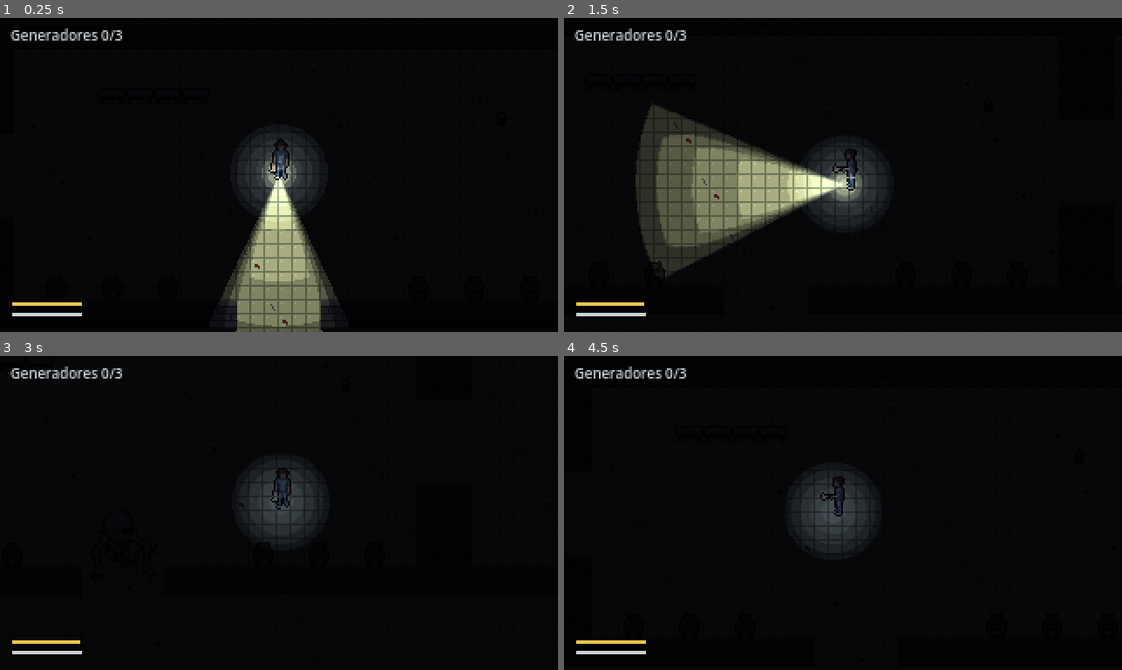
Above: before the commit, frames 1-4 (two rows, left to right).
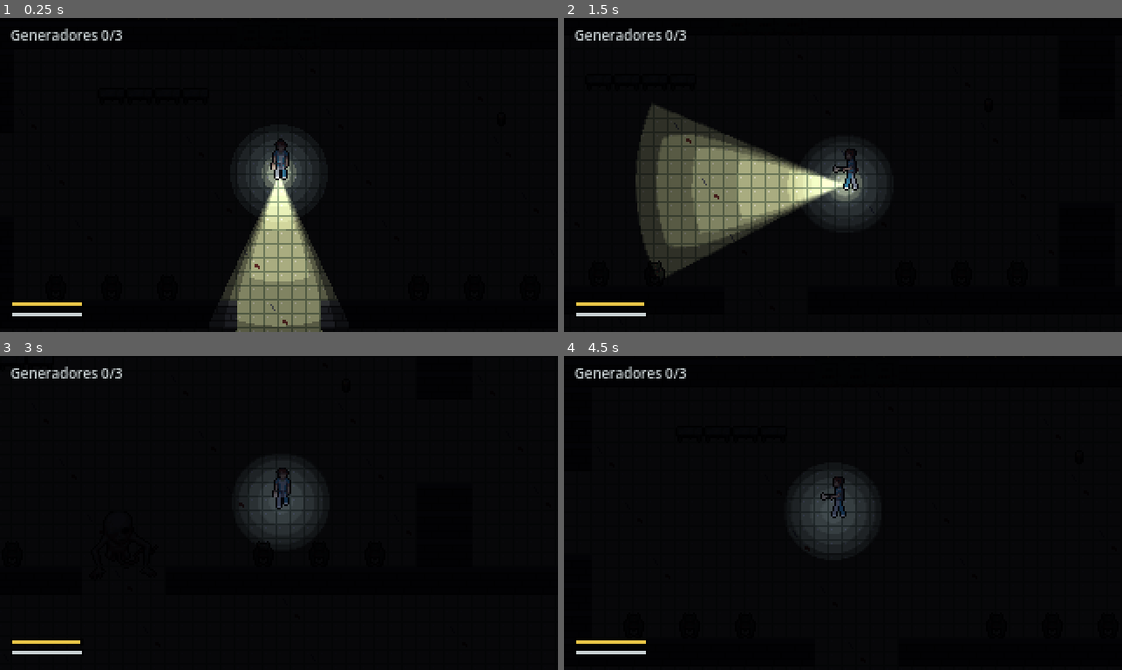
Above: after the commit, the same moments.

Repository: Skyfreefury/blackout-beta
Game: Godot game, scene res://scenes/main.tscn
The game is run twice, just before and just after one commit, with the same random seed, the same clock (stepped at 60 frames per second) and the same inputs. This scene is started directly instead of the project's main scene.
Inputs (mouse positions are in pixels of both pictures, inside the frame that each line leads up to):
- Up to frame 1 (0.25 s): no input
- Up to frame 2 (1.5 s): tap Enter at 0.5 s; move the mouse to (965, 159) at 0.52 s; hold D (move_right) 0.53-1.28 s; hold E (interact) 0.53-1.28 s; move the mouse to (731, 190) at 1.27 s; hold S (move_down) from 1.28 s (still down); tap Shift (sprint) at 1.35 s
- Up to frame 3 (3 s): move the mouse to (334, 443) at 2.02 s; release S (move_down) at 2.03 s; hold D (move_right) 2.03-2.78 s; hold F (toggle_light) 2.03-2.78 s; move the mouse to (251, 575) at 2.77 s; hold W (move_up) from 2.78 s (still down); tap E (interact) at 2.85 s
- Up to frame 4 (4.5 s): move the mouse to (1010, 560) at 3.52 s; release W (move_up) at 3.53 s; hold Shift (sprint) 3.53-4.28 s; hold A (move_left) from 3.53 s (still down); tap R (restart) at 4.25 s; move the mouse to (675, 465) at 4.27 s; tap F (toggle_light) at 4.35 s

The runs differ from the first frame. In frame 1, less than 0.1% of the frame differs, in the area x 48-52%, y 48-52%; in frame 2, 0.1%, in the area x 50-53%, y 49-55%; in frame 3, less than 0.1%; in frame 4, less than 0.1%.

Commit message:
El Nonato ya no queda atrapado en las luces y el jugador camina
- Las lámparas encendidas son zona prohibida: el monstruo no entra y, si se encienden
  con él dentro, sale. Solo las linternas lo congelan
- Si todos los jugadores están bajo una lámpara, el monstruo deambula
- Piernas redibujadas por fotograma: zancada de lado y rodilla doblada de frente y espalda
- Pruebas nuevas: trap y safe

Co-Authored-By: Claude Opus 5.5 <noreply@anthropic.com>

Diff:
--- a/scripts/debug_run.gd
+++ b/scripts/debug_run.gd
@@ -120,6 +120,21 @@
 			player.start_interact()
 		"bleed":
 			player.hit()
+		"trap":
+			# El generador 1 se repara con el monstruo dentro de la luz de una lámpara.
+			monster.global_position = level.cell_center(Vector2i(6, 10))
+			player.light_on = false
+			player.global_position = level.cell_center(Vector2i(29, 16))
+			await _wait(2)
+			main.generators[0].progress = Generator.REPAIR_TIME
+			main.generators[0].repaired = true
+		"safe":
+			# Jugador sin linterna bajo una lámpara encendida: el monstruo no debe alcanzarle.
+			main.generators[0].progress = Generator.REPAIR_TIME
+			main.generators[0].repaired = true
+			player.light_on = false
+			player.global_position = level.cell_center(Vector2i(5, 9))
+			monster.global_position = level.cell_center(Vector2i(12, 16))
 	player.camera.reset_smoothing()
 
 
@@ -127,10 +142,11 @@
 	var monster: Monster = main.monster
 	var p: Player = main.player
 	var gens := (main.generators as Array).filter(func(g): return g.repaired).size()
-	var line := "RESULT id=%d scenario=%s frozen=%s monster_moved=%.1f downed=%s dead=%s escaped=%s downs=%d battery=%.1f walked=%.1f batteries=%d gens=%d door=%s ended=%s players=%d" % [
+	var line := "RESULT id=%d scenario=%s frozen=%s monster_in_light=%s monster_moved=%.1f downed=%s dead=%s escaped=%s downs=%d battery=%.1f walked=%.1f batteries=%d gens=%d door=%s ended=%s players=%d" % [
 		multiplayer.get_unique_id(),
 		_args.get("scenario", "-"),
 		monster.frozen,
+		main.level.is_lamp_zone(monster.global_position),
 		monster.global_position.distance_to(_monster_start),
 		p.is_down, p.is_dead, p.escaped, p.down_count,
 		p.battery,
--- a/scripts/lamp.gd
+++ b/scripts/lamp.gd
@@ -1,6 +1,6 @@
 class_name Lamp
 extends PointLight2D
-## Luz fija del mapa. El monstruo queda congelado dentro de su radio si la ve.
+## Luz fija del mapa. Su luz es una zona prohibida para el monstruo (ver Level.set_lamp_zone).
 ## Las lámparas de zona son luces de emergencia rojas que se encienden al reparar su generador.
 
 const SPRITE := preload("res://art/sprites/lamp.png")
@@ -10,6 +10,9 @@
 @export var radius := 56.0
 ## Generador que la enciende. Null: siempre encendida.
 var generator: Generator
+var level: Level
+
+var _registered := false
 
 
 func _ready() -> void:
@@ -25,11 +28,6 @@
 
 func _process(_delta: float) -> void:
 	enabled = generator == null or generator.repaired
-
-
-func is_lighting(point: Vector2) -> bool:
-	if not enabled:
-		return false
-	if global_position.distance_to(point) > radius * 0.9:
-		return false
-	return LightTextures.has_line_of_sight(get_world_2d(), global_position, point)
+	if level != null and enabled != _registered:
+		_registered = enabled
+		level.set_lamp_zone(get_instance_id(), global_position, radius * 0.9, enabled)
--- a/scripts/level.gd
+++ b/scripts/level.gd
@@ -33,8 +33,19 @@
 ## bloqueadas para que su cuerpo de 28 px no se enganche en las esquinas.
 var monster_grid := AStarGrid2D.new()
 
+## Margen alrededor de la luz de una lámpara para que el cuerpo del monstruo no la roce.
+const ZONE_MARGIN := 14.0
+
 var _rows := PackedStringArray()
 var _door_cells: Array[Vector2i] = []
+## Casillas bloqueadas por el propio mapa para el monstruo (paredes y su margen).
+var _static_solid := {}
+## Casillas libres del mapa, para deambular.
+var _open_cells: Array[Vector2i] = []
+## Lámparas encendidas: id -> [centro, radio de luz].
+var _lamp_zones := {}
+## Casillas tapadas por la luz de alguna lámpara: casilla -> número de lámparas.
+var _zone_cells := {}
 
 
 func build() -> void:
@@ -200,6 +211,89 @@
 			var cell := Vector2i(x, y)
 			if _near_blocking(cell):
 				monster_grid.set_point_solid(cell)
+				_static_solid[cell] = true
+			else:
+				_open_cells.append(cell)
+
+
+## Marca o desmarca la luz de una lámpara como zona prohibida para el monstruo.
+## La luz no atraviesa paredes, así que solo cuentan las casillas que la lámpara ve.
+func set_lamp_zone(id: int, center: Vector2, radius: float, active: bool) -> void:
+	if active == _lamp_zones.has(id):
+		return
+	var cells := _lit_cells(center, radius + ZONE_MARGIN)
+	if active:
+		_lamp_zones[id] = [center, radius]
+		for c in cells:
+			_zone_cells[c] = _zone_cells.get(c, 0) + 1
+			monster_grid.set_point_solid(c)
+	else:
+		_lamp_zones.erase(id)
+		for c in cells:
+			_zone_cells[c] = _zone_cells.get(c, 1) - 1
+			if _zone_cells[c] <= 0:
+				_zone_cells.erase(c)
+				if not _static_solid.has(c):
+					monster_grid.set_point_solid(c, false)
+
+
+## True si la luz de alguna lámpara encendida llega a ese punto.
+func is_lamp_zone(pos: Vector2) -> bool:
+	var cell := world_to_cell(pos)
+	for zone: Array in _lamp_zones.values():
+		if pos.distance_to(zone[0]) <= zone[1] and _grid_sight(world_to_cell(zone[0]), cell):
+			return true
+	return false
+
+
+## Centro de la casilla libre más cercana fuera de toda luz de lámpara.
+func nearest_dark_point(from: Vector2) -> Vector2:
+	var start := world_to_cell(from)
+	var seen := {start: true}
+	var queue: Array[Vector2i] = [start]
+	while not queue.is_empty() and seen.size() < 600:
+		var cell: Vector2i = queue.pop_front()
+		if not _zone_cells.has(cell) and not _static_solid.has(cell) \
+				and not is_lamp_zone(cell_center(cell)):
+			return cell_center(cell)
+		for d: Vector2i in [Vector2i.LEFT, Vector2i.RIGHT, Vector2i.UP, Vector2i.DOWN]:
+			var n := cell + d
+			if not seen.has(n) and _char_at(n) != "#":
+				seen[n] = true
+				queue.append(n)
+	return from
+
+
+## Punto al azar donde el monstruo puede estar.
+func random_monster_point() -> Vector2:
+	for i in 20:
+		var cell: Vector2i = _open_cells.pick_random()
+		if not _zone_cells.has(cell):
+			return cell_center(cell)
+	return monster_spawn
+
+
+func _lit_cells(center: Vector2, radius: float) -> Array[Vector2i]:
+	var cells: Array[Vector2i] = []
+	var origin := world_to_cell(center)
+	var r := ceili(radius / TILE)
+	for dy in range(-r, r + 1):
+		for dx in range(-r, r + 1):
+			var c := origin + Vector2i(dx, dy)
+			if monster_grid.is_in_boundsv(c) and cell_center(c).distance_to(center) <= radius \
+					and _grid_sight(origin, c):
+				cells.append(c)
+	return cells
+
+
+## Línea de visión por casillas: ninguna pared entre las dos.
+func _grid_sight(a: Vector2i, b: Vector2i) -> bool:
+	var steps := maxi(absi(b.x - a.x), absi(b.y - a.y))
+	for i in range(1, steps):
+		var p := Vector2(a).lerp(Vector2(b), float(i) / steps).round()
+		if _char_at(Vector2i(p)) == "#":
+			return false
+	return true
 
 
 func _near_blocking(cell: Vector2i) -> bool:
--- a/scripts/main.gd
+++ b/scripts/main.gd
@@ -62,6 +62,7 @@
 		var lamp := Lamp.new()
 		lamp.position = entry[0]
 		lamp.generator = by_zone.get(entry[1])
+		lamp.level = level
 		entities.add_child(lamp)
 	for i in level.battery_spawns.size():
 		var pickup := BatteryPickup.new()
--- a/scripts/monster.gd
+++ b/scripts/monster.gd
@@ -1,15 +1,21 @@
 class_name Monster
 extends CharacterBody2D
-## El Nonato: se congela si cualquier luz lo ilumina y caza a oscuras.
+## El Nonato: se congela si una linterna lo ilumina y caza a oscuras.
+## Las lámparas fijas no lo congelan: no entra en su luz y, si se encienden con él dentro,
+## sale de ella. Así una zona iluminada es refugio pero nunca una trampa permanente.
 ## Existe en todos los equipos con el mismo nombre; la autoridad es el anfitrión.
 
 const SPEED := 110.0
+const FLEE_SPEED := 90.0
+const ROAM_SPEED := 55.0
 const RETREAT_SPEED := 66.0
 const ATTACK_RANGE := 18.0
 const RETREAT_TIME := 3.0
 const REPATH_TIME := 0.25
+const ROAM_TIME := 5.0
 const WAYPOINT_REACHED := 4.0
-## Puntos del cuerpo que se comprueban contra las luces. Basta con que uno esté iluminado.
+const FREEZE_SOUND_COOLDOWN := 2.0
+## Puntos del cuerpo que se comprueban contra las linternas. Basta con que uno esté iluminado.
 const PROBES: Array[Vector2] = [
 	Vector2(0, -10), Vector2(-12, -18), Vector2(12, -18), Vector2(-12, 2), Vector2(12, 2),
 ]
@@ -21,22 +27,139 @@
 var _path_index := 0
 var _repath_timer := 0.0
 var _retreat_timer := 0.0
+var _roam_timer := 0.0
 var _target: Player
 var _anim_time := 0.0
 var _last_pos := Vector2.ZERO
+var _crawl_sound: AudioStreamPlayer2D
+var _was_frozen := false
+var _freeze_cooldown := 0.0
 
 @onready var sprite: Sprite2D = $Sprite
 
 
-const FREEZE_SOUND_COOLDOWN := 2.0
-
-var _crawl_sound: AudioStreamPlayer2D
-var _was_frozen := false
-var _freeze_cooldown := 0.0
+func _ready() -> void:
+	_crawl_sound = Sfx.make_loop_2d(self, "monster_loop", -2.0, 300.0)
 
 
-func _ready() -> void:
-	_crawl_sound = Sfx.make_loop_2d(self, "monster_loop", -2.0, 300.0)
+func _physics_process(delta: float) -> void:
+	# Solo el anfitrión mueve al monstruo. Los demás reciben posición y estado.
+	if multiplayer.is_server():
+		frozen = _is_lit()
+	_animate(delta)
+	if frozen:
+		velocity = Vector2.ZERO
+		sprite.position = Vector2(randi_range(-1, 1), randi_range(-1, 1))
+		return
+	sprite.position = Vector2.ZERO
+	if not multiplayer.is_server():
+		return
+	if level.is_lamp_zone(global_position):
+		_flee_light()
+	elif _retreat_timer > 0.0:
+		_retreat_timer -= delta
+		_retreat()
+	else:
+		_hunt(delta)
+	move_and_slide()
+	if velocity.x != 0.0:
+		sprite.flip_h = velocity.x < 0.0
+
+
+## Solo cuentan las linternas de los jugadores.
+func _is_lit() -> bool:
+	for player: Player in get_tree().get_nodes_in_group("players"):
+		for probe in PROBES:
+			if player.is_lighting(global_position + probe):
+				return true
+	return false
+
+
+func _hunt(delta: float) -> void:
+	_target = _nearest_player()
+	_repath_timer -= delta
+	if _target == null:
+		_roam(delta)
+		return
+	_roam_timer = 0.0
+	if global_position.distance_to(_target.global_position) <= ATTACK_RANGE:
+		_target.hit()
+		_retreat_timer = RETREAT_TIME
+		velocity = Vector2.ZERO
+		return
+	if _repath_timer <= 0.0:
+		_repath_timer = REPATH_TIME
+		_set_path(level.get_monster_path(global_position, _target.global_position))
+	_follow_path(_target.global_position, SPEED)
+
+
+## Nadie al alcance: deambula hacia casillas al azar.
+func _roam(delta: float) -> void:
+	_roam_timer -= delta
+	if _roam_timer <= 0.0 or _path_index >= _path.size():
+		_roam_timer = ROAM_TIME
+		_set_path(level.get_monster_path(global_position, level.random_monster_point()))
+	var goal := _path[_path.size() - 1] if not _path.is_empty() else global_position
+	_follow_path(goal, ROAM_SPEED)
+
+
+## Sale de la luz de una lámpara hacia la casilla libre más cercana.
+func _flee_light() -> void:
+	var exit := level.nearest_dark_point(global_position)
+	velocity = global_position.direction_to(exit) * FLEE_SPEED
+	_path = PackedVector2Array()
+	_repath_timer = 0.0
+
+
+func _retreat() -> void:
+	if _target == null:
+		velocity = Vector2.ZERO
+		return
+	velocity = _target.global_position.direction_to(global_position) * RETREAT_SPEED
+	_stop_at_light()
+
+
+func _set_path(path: PackedVector2Array) -> void:
+	_path = path
+	_path_index = 1 if _path.size() > 1 else 0
+
+
+func _follow_path(fallback: Vector2, speed: float) -> void:
+	var next := fallback
+	while _path_index < _path.size():
+		if global_position.distance_to(_path[_path_index]) > WAYPOINT_REACHED:
+			next = _path[_path_index]
+			break
+		_path_index += 1
+	velocity = global_position.direction_to(next) * speed
+	_stop_at_light()
+
+
+## Sin camino, el movimiento directo nunca le mete en una zona iluminada.
+func _stop_at_light() -> void:
+	var ahead := global_position + velocity.normalized() * Level.TILE
+	if level.is_lamp_zone(ahead):
+		velocity = Vector2.ZERO
+
+
+## Jugador más cercano que puede actuar y no está a salvo bajo una lámpara.
+## El ruido de reparar un generador atrae al monstruo: quien repara tiene prioridad.
+func _nearest_player() -> Player:
+	var best: Player = null
+	var best_dist := INF
+	var best_repairing := false
+	for player: Player in get_tree().get_nodes_in_group("players"):
+		if not player.can_act() or level.is_lamp_zone(player.global_position):
+			continue
+		var repairing := player.is_repairing()
+		if best_repairing and not repairing:
+			continue
+		var dist := global_position.distance_to(player.global_position)
+		if dist < best_dist or (repairing and not best_repairing):
+			best_repairing = repairing
+			best_dist = dist
+			best = player
+	return best
 
 
 ## Arrastre a 6 fotogramas por segundo mientras se mueve; quieto al congelarse.
@@ -57,86 +180,3 @@
 		Sfx.play_at("monster_freeze", global_position, -3.0)
 		_freeze_cooldown = FREEZE_SOUND_COOLDOWN
 	_was_frozen = frozen
-
-
-func _physics_process(delta: float) -> void:
-	# Solo el anfitrión mueve al monstruo. Los demás reciben posición y estado.
-	if multiplayer.is_server():
-		frozen = _is_lit()
-	_animate(delta)
-	if frozen:
-		velocity = Vector2.ZERO
-		sprite.position = Vector2(randi_range(-1, 1), randi_range(-1, 1))
-		return
-	sprite.position = Vector2.ZERO
-	if not multiplayer.is_server():
-		return
-	if _retreat_timer > 0.0:
-		_retreat_timer -= delta
-		_retreat()
-	else:
-		_hunt(delta)
-	move_and_slide()
-	if velocity.x != 0.0:
-		sprite.flip_h = velocity.x < 0.0
-
-
-func _is_lit() -> bool:
-	var lights: Array[Node] = get_tree().get_nodes_in_group("players")
-	lights.append_array(get_tree().get_nodes_in_group("lamps"))
-	for light in lights:
-		for probe in PROBES:
-			if light.is_lighting(global_position + probe):
-				return true
-	return false
-
-
-func _hunt(delta: float) -> void:
-	_target = _nearest_player()
-	if _target == null:
-		velocity = Vector2.ZERO
-		return
-	if global_position.distance_to(_target.global_position) <= ATTACK_RANGE:
-		_target.hit()
-		_retreat_timer = RETREAT_TIME
-		velocity = Vector2.ZERO
-		return
-	_repath_timer -= delta
-	if _repath_timer <= 0.0:
-		_repath_timer = REPATH_TIME
-		_path = level.get_monster_path(global_position, _target.global_position)
-		_path_index = 1 if _path.size() > 1 else 0
-	var next := _target.global_position
-	while _path_index < _path.size():
-		if global_position.distance_to(_path[_path_index]) > WAYPOINT_REACHED:
-			next = _path[_path_index]
-			break
-		_path_index += 1
-	velocity = global_position.direction_to(next) * SPEED
-
-
-func _retreat() -> void:
-	if _target == null:
-		velocity = Vector2.ZERO
-		return
-	velocity = _target.global_position.direction_to(global_position) * RETREAT_SPEED
-
-
-## Jugador más cercano que puede actuar. El ruido de reparar un generador
-## atrae al monstruo: quien repara tiene prioridad sobre los demás.
-func _nearest_player() -> Player:
-	var best: Player = null
-	var best_dist := INF
-	var best_repairing := false
-	for player: Player in get_tree().get_nodes_in_group("players"):
-		if not player.can_act():
-			continue
-		var repairing := player.is_repairing()
-		if best_repairing and not repairing:
-			continue
-		var dist := global_position.distance_to(player.global_position)
-		if dist < best_dist or (repairing and not best_repairing):
-			best_repairing = repairing
-			best_dist = dist
-			best = player
-	return best
Binary file added: art/preview/caminar.png
Binary file changed: art/sprites/player_0.png
Binary file changed: art/sprites/player_1.png
Binary file changed: art/sprites/player_2.png
Binary file changed: art/sprites/player_3.png
Not shown, changed: docs/ERS.md
